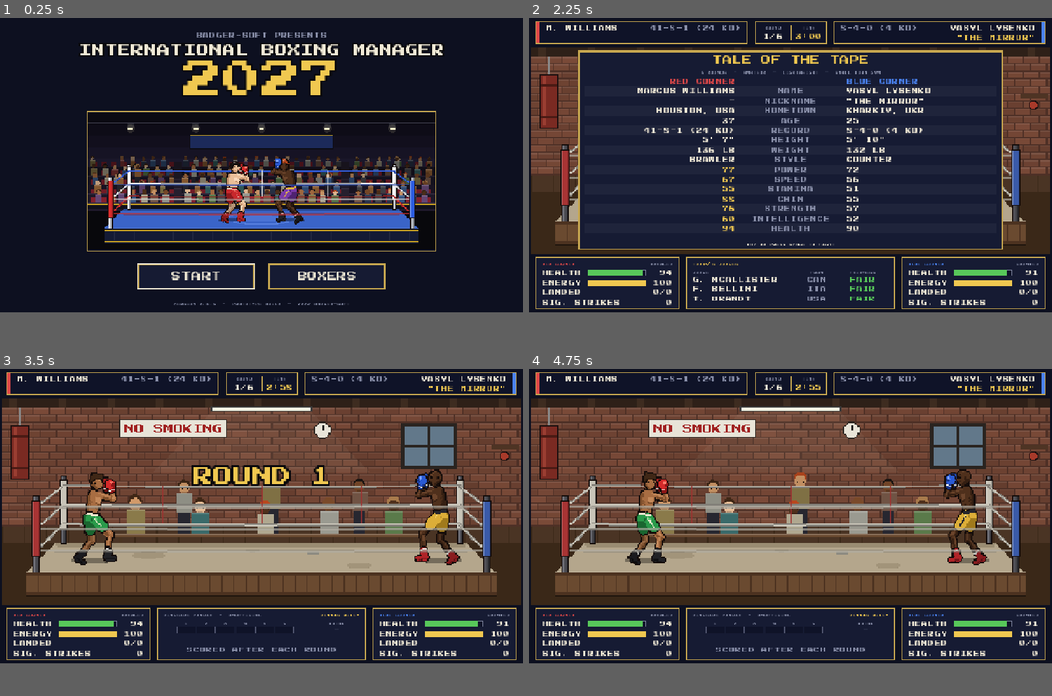
Above: before the commit, frames 1-4 (two rows, left to right).
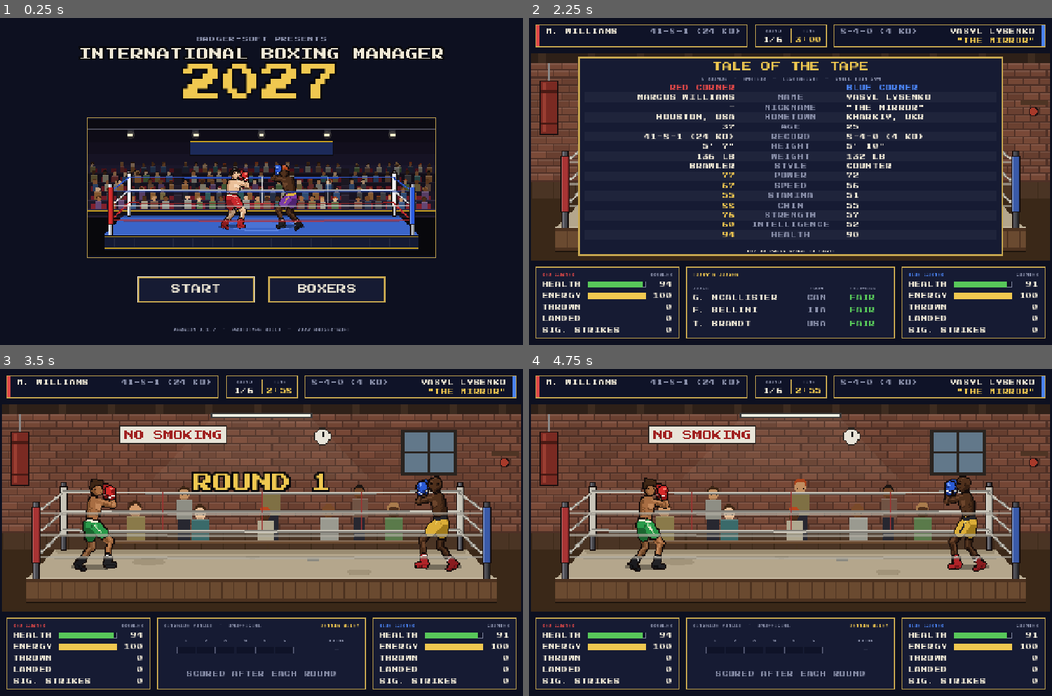
Above: after the commit, the same moments.

Repository: badgersoft/IBM27
Game: Godot game, scene res://scenes/main_menu.tscn
Two runs of this game, one before a commit and one after it. Both use one fixed random seed, a clock stepped at 60 frames per second and the inputs below.
Inputs (mouse positions are in pixels of both pictures, inside the frame that each line leads up to):
- Up to frame 1 (0.25 s): no input
- Up to frame 2 (2.25 s): click "BOXERS" at 0.5 s; click "BACK" at 1.25 s; click "START" at 2 s
- Up to frame 3 (3.5 s): tap Enter (ui_accept) at 2.75, 3.02 s; move the mouse to (261, 499) at 2.77 s; click (261, 499) at 2.92 s
- Up to frame 4 (4.75 s): move the mouse to (685, 532) at 3.52 s; click (685, 532) at 3.67 s; tap Enter (ui_accept) at 3.77 s; move the mouse to (842, 450) at 4.27 s; click (842, 450) at 4.42 s
In our replay, the window is 800x450 before the commit and 800x500 after it. These sizes can differ from the game's own. Grey fills any space a smaller window leaves; there, only what the larger window draws over its background counts as a difference.

The runs differ from the first frame. In frame 1, 19% of the frame differs, in the area x 15-85%, y 4-96%; in frame 2, 23%; in frame 3, 41%, in the area x 0-100%, y 1-98%; in frame 4, 40%.

Commit message:
0.1.7: 1280 x 800 layout, THROWN back in the fighter panels
- Window and every screen laid out at 1280 x 800 (was 720): 16 px
  margins round the fight screen.
- Fighter panels, pundit card and official card 176 px tall; the panels
  show HEALTH, ENERGY, THROWN, LANDED and SIG. STRIKES on their own rows,
  spacing measured even (13 px edges, 14 px between rows).
- Boxers list rows, profile portrait/skills and main menu use the extra
  height.

Co-Authored-By: Claude Opus 5.5 <noreply@anthropic.com>
Claude-Session: https://claude.ai/code/session_01PF6KKrB4uHprcLjw7ppdzy

Diff:
--- a/project.godot
+++ b/project.godot
@@ -12,7 +12,7 @@
 
 config/name="International Boxing Manager 2027"
 config/description="An ode to 1985's Barry McGuigan World Championship Boxing. By Badger-soft."
-config/version="0.1.6"
+config/version="0.1.7"
 run/main_scene="res://scenes/main_menu.tscn"
 config/features=PackedStringArray("4.7", "GL Compatibility")
 boot_splash/bg_color=Color(0.051, 0.063, 0.125, 1)
@@ -26,7 +26,7 @@
 [display]
 
 window/size/viewport_width=1280
-window/size/viewport_height=720
+window/size/viewport_height=800
 window/stretch/mode="canvas_items"
 window/stretch/aspect="expand"
 window/handheld/orientation=4
--- a/scripts/ui/fight_screen.gd
+++ b/scripts/ui/fight_screen.gd
@@ -5,19 +5,19 @@
 ## official cards across the whole bottom row, filled in judge by judge as
 ## the verdict is read out).
 ##
-## Layout (1280 x 720 design frame, 8 px margins between every block):
+## Layout (1280 x 800 design frame, 16 px margins round every block):
 ##
-##   y   8 - 64   [ RED NAMEPLATE ] [ SCORE BUG ] [ BLUE NAMEPLATE ]
-##   y  72 - 576  [                ARENA (424 x 168 x3)              ]
-##   y 584 - 712  [ RED PANEL ]     [ SCORECARD ]     [ BLUE PANEL ]
+##   y  16 -  72  [ RED NAMEPLATE ] [ SCORE BUG ] [ BLUE NAMEPLATE ]
+##   y  88 - 592  [                ARENA (424 x 168 x3)              ]
+##   y 608 - 784  [ RED PANEL ]     [ SCORECARD ]     [ BLUE PANEL ]
 ##
 ## This script only wires things together. The fight itself is FightSim, the
 ## ring and boxers are ArenaView, and each panel is its own small widget.
 
-const FRAME_SIZE := Vector2(1280, 720)
+const FRAME_SIZE := Vector2(1280, 800)
 const ARENA_SCALE := 3
-const ARENA_POS := Vector2(4, 72)
-const MARGIN := 8
+const ARENA_POS := Vector2(4, 88)
+const MARGIN := 16
 const INTRO_AUTO_START := 12.0   ## Seconds before the fight starts by itself.
 const RESULT_DELAY := 3.0        ## Seconds after the final bell before the verdict.
 const SCORECARD_REFRESH := 0.25
@@ -110,7 +110,7 @@
 	add_child(UiTheme.block(Palette.UI_BACKGROUND, 0, 0, 0, 0))
 	get_child(-1).set_anchors_preset(Control.PRESET_FULL_RECT)
 
-	# Everything is laid out inside a fixed 1280 x 720 frame kept centred, so
+	# Everything is laid out inside a fixed 1280 x 800 frame kept centred, so
 	# wider or taller screens simply get more background around it.
 	_frame = Control.new()
 	_frame.mouse_filter = Control.MOUSE_FILTER_IGNORE
--- a/scripts/ui/fighter_panel.gd
+++ b/scripts/ui/fighter_panel.gd
@@ -1,24 +1,29 @@
 class_name FighterPanel
 extends Control
-## Live condition and punch stats for one boxer (352 x 128).
+## Live condition and punch stats for one boxer (352 x 176).
 ##
 ##   RED CORNER                      BOXER
 ##   HEALTH   [##########      ]      87
 ##   ENERGY   [#######         ]      64
-##   LANDED                        23/61    <- landed / thrown
+##   THROWN                           61
+##   LANDED                           23
 ##   SIG. STRIKES                      6    <- hard, clean shots that hurt
 ##
-## Column positions are constants so both panels line up exactly. The two
-## stat rows have no bar, so their labels and values use its space too.
+## Column positions are constants so both panels line up exactly. Rows without
+## a bar let their label use the bar's space ("SIG. STRIKES" is long).
+## Spacing (measured on screen): 13 px of panel above the caption, between
+## the caption and the first row and below the last row; 14 px between rows.
 
 const W := 352
-const H := 128
+const H := 176
 const PAD := 16
 const LABEL_W := 112
 const BAR_W := 144
 const BAR_H := 16
 const VALUE_W := 64
-const FIRST_ROW_Y := 27
+const CAPTION_Y := 8
+const FIRST_ROW_Y := 31
+const ROW_PITCH := 28
 
 var _health_bar: ProgressBar
 var _energy_bar: ProgressBar
@@ -34,23 +39,22 @@
 	var corner_name := "RED CORNER" if corner == 0 else "BLUE CORNER"
 	var title := UiTheme.label(corner_name, UiTheme.CAPTION, Palette.corner_color(corner))
 	var style := UiTheme.label(boxer.style_name().to_upper(), UiTheme.CAPTION, Palette.UI_TEXT_DIM, HORIZONTAL_ALIGNMENT_RIGHT)
-	add_child(UiTheme.place(title, PAD, 7, W / 2.0 - PAD, 12))
-	add_child(UiTheme.place(style, W / 2.0, 7, W / 2.0 - PAD, 12))
+	add_child(UiTheme.place(title, PAD, CAPTION_Y, W / 2.0 - PAD, 12))
+	add_child(UiTheme.place(style, W / 2.0, CAPTION_Y, W / 2.0 - PAD, 12))
 
-	var rows := ["HEALTH", "ENERGY", "LANDED", "SIG. STRIKES"]
+	var rows := ["HEALTH", "ENERGY", "THROWN", "LANDED", "SIG. STRIKES"]
 	for i in rows.size():
-		var y := FIRST_ROW_Y + i * UiTheme.ROW_H
+		var y := FIRST_ROW_Y + i * ROW_PITCH
 		var has_bar := i < 2
 		var label_w := LABEL_W if has_bar else LABEL_W + BAR_W
 		add_child(UiTheme.place(UiTheme.label(rows[i]), PAD, y, label_w, UiTheme.ROW_H))
 		var value := UiTheme.label("0", UiTheme.BODY, Palette.UI_TEXT, HORIZONTAL_ALIGNMENT_RIGHT)
-		var value_x := PAD + LABEL_W + (BAR_W if has_bar else 0)
-		add_child(UiTheme.place(value, value_x, y, W - PAD - value_x, UiTheme.ROW_H))
+		add_child(UiTheme.place(value, PAD + LABEL_W + BAR_W, y, VALUE_W, UiTheme.ROW_H))
 		_values[rows[i]] = value
 
 	_health_fill = UiTheme.box(Palette.UI_GOOD, Palette.UI_GOOD, 0)
 	_health_bar = _make_bar(FIRST_ROW_Y, _health_fill)
-	_energy_bar = _make_bar(FIRST_ROW_Y + UiTheme.ROW_H, UiTheme.box(Palette.UI_GOLD, Palette.UI_GOLD, 0))
+	_energy_bar = _make_bar(FIRST_ROW_Y + ROW_PITCH, UiTheme.box(Palette.UI_GOLD, Palette.UI_GOLD, 0))
 
 
 func refresh(f: Fighter) -> void:
@@ -58,7 +62,8 @@
 	_energy_bar.value = f.energy
 	_values["HEALTH"].text = str(ceili(f.health))
 	_values["ENERGY"].text = str(ceili(f.energy))
-	_values["LANDED"].text = "%d/%d" % [int(f.fight_stats["landed"]), int(f.fight_stats["thrown"])]
+	_values["THROWN"].text = str(int(f.fight_stats["thrown"]))
+	_values["LANDED"].text = str(int(f.fight_stats["landed"]))
 	_values["SIG. STRIKES"].text = str(int(f.fight_stats["significant"]))
 	var colour := Palette.UI_GOOD
 	if f.health < 30.0:
--- a/scripts/ui/main_menu.gd
+++ b/scripts/ui/main_menu.gd
@@ -2,19 +2,20 @@
 ## Main menu: title, a window onto the Boxing Hall with two boxers from the
 ## roster squaring up, and two buttons: START a fight, or look at the BOXERS.
 ##
-## Vertical rhythm (1280 x 720 frame, all on the 8 px grid):
-##   y  32  "BADGER-SOFT PRESENTS"          body, dim
-##   y  64  "INTERNATIONAL BOXING MANAGER"  title
-##   y 104  "2027"                          96 px, gold
-##   y 232  arena window                    848 x 336 (arena at x2)
-##   y 600  [ START ]  [ BOXERS ]           288 x 64 each, 32 apart
-##   y 688  version line                    caption
+## Vertical rhythm (1280 x 800 frame, all on the 8 px grid):
+##   y  40  "BADGER-SOFT PRESENTS"          body, dim
+##   y  72  "INTERNATIONAL BOXING MANAGER"  title
+##   y 112  "2027"                          96 px, gold
+##   y 248  arena window                    848 x 336 (arena at x2)
+##   y 632  [ START ]  [ BOXERS ]           288 x 64 each, 32 apart
+##   y 752  version line                    caption
 
-const FRAME_SIZE := Vector2(1280, 720)
+const FRAME_SIZE := Vector2(1280, 800)
 const BUTTON_SIZE := Vector2(288, 64)
 const BUTTON_GAP := 32
 const ARENA_SCALE := 2
-const ARENA_Y := 232
+const ARENA_Y := 248
+const BUTTON_Y := 632
 
 var _view: ArenaView
 var _start: Button
@@ -40,17 +41,17 @@
 	_build_backdrop(frame)
 
 	var presents := UiTheme.label("BADGER-SOFT PRESENTS", UiTheme.BODY, Palette.UI_TEXT_DIM, HORIZONTAL_ALIGNMENT_CENTER)
-	frame.add_child(UiTheme.place(presents, 0, 32, FRAME_SIZE.x, 24))
+	frame.add_child(UiTheme.place(presents, 0, 40, FRAME_SIZE.x, 24))
 
 	var title := UiTheme.label("INTERNATIONAL BOXING MANAGER", UiTheme.TITLE, Palette.UI_TEXT, HORIZONTAL_ALIGNMENT_CENTER)
 	UiTheme.outline(title, 12)
 	title.clip_text = false
-	frame.add_child(UiTheme.place(title, 0, 64, FRAME_SIZE.x, 32))
+	frame.add_child(UiTheme.place(title, 0, 72, FRAME_SIZE.x, 32))
 
 	var year := UiTheme.label("2027", UiTheme.HUGE * 2, Palette.UI_GOLD, HORIZONTAL_ALIGNMENT_CENTER)
 	UiTheme.outline(year, 16)
 	year.clip_text = false
-	frame.add_child(UiTheme.place(year, 0, 104, FRAME_SIZE.x, 96))
+	frame.add_child(UiTheme.place(year, 0, 112, FRAME_SIZE.x, 96))
 
 	var left := (FRAME_SIZE.x - BUTTON_SIZE.x * 2 - BUTTON_GAP) / 2.0
 	_start = _menu_button(frame, "START", left, _on_start)
@@ -58,7 +59,7 @@
 	_start.grab_focus()
 
 	var version := "VERSION %s  -  PROTOTYPE BUILD  -  2027 BADGER-SOFT" % ProjectSettings.get_setting("application/config/version", "0.1")
-	frame.add_child(UiTheme.place(UiTheme.label(version, UiTheme.CAPTION, Palette.UI_TEXT_DIM, HORIZONTAL_ALIGNMENT_CENTER), 0, 688, FRAME_SIZE.x, 12))
+	frame.add_child(UiTheme.place(UiTheme.label(version, UiTheme.CAPTION, Palette.UI_TEXT_DIM, HORIZONTAL_ALIGNMENT_CENTER), 0, 752, FRAME_SIZE.x, 12))
 
 	if GameState.options.has("capture") and GameState.options.get("show", "") == "menu":
 		_capture(GameState.options["capture"])
@@ -95,7 +96,7 @@
 	var b := Button.new()
 	b.text = text
 	b.add_theme_font_size_override("font_size", UiTheme.LARGE)
-	UiTheme.place(b, x, 600, BUTTON_SIZE.x, BUTTON_SIZE.y)
+	UiTheme.place(b, x, BUTTON_Y, BUTTON_SIZE.x, BUTTON_SIZE.y)
 	b.pressed.connect(action)
 	frame.add_child(b)
 	return b
--- a/scripts/ui/official_card.gd
+++ b/scripts/ui/official_card.gd
@@ -1,7 +1,7 @@
 class_name OfficialCard
 extends Control
 ## The judges' official scorecards, shown across the whole bottom of the
-## fight screen while the verdict is read (1248 x 128). Each judge's row is
+## fight screen while the verdict is read (1248 x 176). Each judge's row is
 ## filled in as his score is read out (see reveal_judges).
 ##
 ##   OFFICIAL SCORECARDS                    RED  BLUE  EVEN  GOLD EDGE 10-8
@@ -14,11 +14,12 @@
 ## a full-size score with room for three digits in the longer fights.
 
 const W := 1248
-const H := 128
+const H := 176
 const PAD := 16
-const CAPTION_Y := 7
-const HEADER_Y := 27
-const FIRST_ROW_Y := 43
+const CAPTION_Y := 8
+const HEADER_Y := 42
+const FIRST_ROW_Y := 64
+const ROW_H := 32
 const NAME_W := 240
 const STRIP_AREA := Vector2(272, 1048)      ## x from / to.
 const STRIP_STEPS := [128, 96, 72, 64]
@@ -59,7 +60,7 @@
 	var digits := 3 if judges.rounds * 10 >= 100 else 2
 
 	for j in judges.panel.size():
-		var y := FIRST_ROW_Y + j * UiTheme.ROW_H
+		var y := FIRST_ROW_Y + j * ROW_H
 		var name_label := UiTheme.label(Officials.short_name(judges.panel[j]), UiTheme.BODY, Palette.UI_TEXT)
 		add_child(UiTheme.place(name_label, PAD, y, NAME_W, UiTheme.ROW_H))
 		_names.append(name_label)
--- a/scripts/ui/profile_screen.gd
+++ b/scripts/ui/profile_screen.gd
@@ -3,26 +3,26 @@
 ## about him, including all six skills. PREV and NEXT step through his
 ## division; BACK returns to the list on the same tab.
 ##
-## Layout (1280 x 720 frame):
+## Layout (1280 x 800 frame):
 ##   y  16  BOBBY WALKER                   [< PREV] [NEXT >] [  BACK  ]
 ##   y  72  "THE OUTLAW"                          HEAVYWEIGHT  -  1 OF 10
 ##   y 112  +-- portrait --+  +-- details (832 x 240) ------------------+
-##          |  400 x 592   |  +-- skills  (832 x 336) ------------------+
-##   y 704  +--------------+
+##          |  400 x 672   |  +-- skills  (832 x 416) ------------------+
+##   y 784  +--------------+
 ##
 ## The portrait is drawn at the same pixel scale for everyone (x3, like the
 ## arena), so a heavyweight fills more of the frame than a lightweight.
 
-const FRAME_SIZE := Vector2(1280, 720)
-
-const PORTRAIT := Rect2(16, 112, 400, 592)
-const PORTRAIT_VIEW := Vector2i(128, 176)    ## Low-res pixels, shown at x3.
+const FRAME_SIZE := Vector2(1280, 800)
+
+const PORTRAIT := Rect2(16, 112, 400, 672)
+const PORTRAIT_VIEW := Vector2i(128, 200)    ## Low-res pixels, shown at x3.
 const PORTRAIT_SCALE := 3
 const FIGURE_SIZE := 1.6                     ## Drawn larger than in the ring.
-const FEET_Y := 164.0
+const FEET_Y := 186.0
 
 const DETAILS := Rect2(432, 112, 832, 240)
-const SKILLS := Rect2(432, 368, 832, 336)
+const SKILLS := Rect2(432, 368, 832, 416)
 const PAD := 16
 const CAPTION_Y := 10
 
@@ -42,7 +42,7 @@
 
 # Skills: label, bar, value.
 const SKILL_ROW_Y := 28
-const SKILL_ROW_H := 42
+const SKILL_ROW_H := 54
 const SKILL_LABEL_W := 224
 const BAR_X := 256
 const BAR_W := 448
--- a/scripts/ui/roster_screen.gd
+++ b/scripts/ui/roster_screen.gd
@@ -3,19 +3,19 @@
 ## division's ten boxers. Choosing a boxer opens his profile (all his skills
 ## and a portrait). Records shown include any fights played this session.
 ##
-## Layout (1280 x 720 frame):
+## Layout (1280 x 800 frame):
 ##   y  16  THE BOXERS                                        [ BACK ]
 ##   y  80  [ LIGHTWEIGHT ][ MIDDLEWEIGHT ][ HEAVYWEIGHT ]    size range
-##   y 120  table panel (1248 x 584), joined to the selected tab
+##   y 120  table panel (1248 x 664), joined to the selected tab
 ##
 ## After the name, the columns are 80 px cells on an even rhythm. Every value
 ## is centred under its heading, so W, L, D and KO each sit squarely beneath
 ## their letter. Each row has the name on its first line and any nickname
 ## under it, with plenty of room either side.
 
-const FRAME_SIZE := Vector2(1280, 720)
-const PANEL := Rect2(16, 120, 1248, 584)
-const ROW_H := 52
+const FRAME_SIZE := Vector2(1280, 800)
+const PANEL := Rect2(16, 120, 1248, 664)
+const ROW_H := 60
 const FIRST_ROW_Y := 56          # Inside the panel.
 ## Group caption ("RECORD") and its rule. An 8 px caption label draws its
 ## capitals 7 px below its top, so the rule sits 3 px under the letters.
@@ -23,10 +23,10 @@
 const GROUP_RULE_Y := 27
 const HEADER_Y := 32             # Column captions.
 ## Inside a row: the main line (a 24 px label, so the 16 px capitals sit on
-## rows 12 - 25) and the nickname under it (capitals on rows 33 - 39), which
-## leaves 12 px above the name and below the nickname.
-const VALUE_Y := 8
-const NICK_Y := 26
+## rows 16 - 29) and the nickname under it (capitals on rows 37 - 43), which
+## leaves 16 px above the name and below the nickname.
+const VALUE_Y := 12
+const NICK_Y := 30
 
 # --- Tabs ----------------------------------------------------------------------------
 const TAB_Y := 80
--- a/scripts/ui/scorecard.gd
+++ b/scripts/ui/scorecard.gd
@@ -1,6 +1,6 @@
 class_name Scorecard
 extends Control
-## The panel under the ring during the fight (512 x 128). It has two faces:
+## The panel under the ring during the fight (512 x 176). It has two faces:
 ##
 ## TODAY'S JUDGES (before the first bell) - who is judging and how fair they are:
 ##   TODAY'S JUDGES
@@ -23,14 +23,23 @@
 enum Mode { JUDGES, PUNDIT }
 
 const W := 512
-const H := 128
+const H := 176
 const PAD := 16
-const HEADER_Y := 27
-const FIRST_ROW_Y := 43
+## Every face has its caption on the same line as the condition panels'
+## captions; what is under it is centred in the rest of the panel.
+const CAPTION_Y := 8
+## Today's judges: column captions, then a row per judge.
+const HEADER_Y := 42
+const FIRST_ROW_Y := 64
+const JUDGE_ROW_H := 32
 ## Pundit's card: the round strip centred in the space left of the total,
 ## round numbers over the boxes, the total in its own block on the right.
 const STRIP_AREA := Vector2(PAD, 368)       ## x from / to.
-const STRIP_Y := 46                         ## Boxes centred on the score row.
+const PUNDIT_HEADER_Y := 46                 ## Round numbers and "TOTAL".
+const PUNDIT_ROW_Y := 68                    ## The total's score.
+const STRIP_Y := 71                         ## Boxes centred on the score row.
+const DIVIDER_Y := 107
+const VERDICT_Y := 125
 const STRIP_STEPS := [48, 40, 32, 28]
 const TOTAL_X := 384
 const TOTAL_W := 112
@@ -71,14 +80,14 @@
 	var face: Control = _faces[Mode.JUDGES]
 	for child in face.get_children():
 		child.queue_free()
-	face.add_child(UiTheme.place(UiTheme.label("TODAY'S JUDGES", UiTheme.CAPTION, Palette.UI_GOLD), PAD, 7, 240, UiTheme.CAPTION))
+	face.add_child(UiTheme.place(UiTheme.label("TODAY'S JUDGES", UiTheme.CAPTION, Palette.UI_GOLD), PAD, CAPTION_Y, 240, UiTheme.CAPTION))
 	face.add_child(UiTheme.place(UiTheme.label("JUDGE", UiTheme.CAPTION, Palette.UI_TEXT_DIM), PAD, HEADER_Y, JUDGE_NAME_W, UiTheme.CAPTION))
 	face.add_child(UiTheme.place(UiTheme.label("FROM", UiTheme.CAPTION, Palette.UI_TEXT_DIM, HORIZONTAL_ALIGNMENT_CENTER), COUNTRY_X, HEADER_Y, COUNTRY_W, UiTheme.CAPTION))
 	face.add_child(UiTheme.place(UiTheme.label("FAIRNESS", UiTheme.CAPTION, Palette.UI_TEXT_DIM, HORIZONTAL_ALIGNMENT_CENTER), FAIR_X, HEADER_Y, FAIR_W, UiTheme.CAPTION))
 	for j in judges.panel.size():
 		var judge: Dictionary = judges.panel[j]
 		var fairness := int(judge["fairness"])
-		var y := FIRST_ROW_Y + j * UiTheme.ROW_H
+		var y := FIRST_ROW_Y + j * JUDGE_ROW_H
 		var name_label := UiTheme.label(Officials.short_name(judge))
 		UiTheme.fit(name_label, JUDGE_NAME_W)
 		face.add_child(UiTheme.place(name_label, PAD, y, JUDGE_NAME_W, UiTheme.ROW_H))
@@ -108,9 +117,9 @@
 func _build_pundit(face: Control, judges: Judges) -> void:
 	for child in face.get_children():
 		child.queue_free()
-	face.add_child(UiTheme.place(UiTheme.label("RINGSIDE PUNDIT  -  UNOFFICIAL", UiTheme.CAPTION, Palette.UI_TEXT_DIM), PAD, 7, 288, UiTheme.CAPTION))
+	face.add_child(UiTheme.place(UiTheme.label("RINGSIDE PUNDIT  -  UNOFFICIAL", UiTheme.CAPTION, Palette.UI_TEXT_DIM), PAD, CAPTION_Y, 288, UiTheme.CAPTION))
 	_pundit_name = UiTheme.label(str(judges.pundit["name"]).to_upper(), UiTheme.CAPTION, Palette.UI_GOLD, HORIZONTAL_ALIGNMENT_RIGHT)
-	face.add_child(UiTheme.place(_pundit_name, W - PAD - 192, 7, 192, UiTheme.CAPTION))
+	face.add_child(UiTheme.place(_pundit_name, W - PAD - 192, CAPTION_Y, 192, UiTheme.CAPTION))
 
 	_pundit_strip = RoundStrip.new()
 	_pundit_strip.setup(judges.rounds, STRIP_AREA.y - STRIP_AREA.x, STRIP_STEPS)
@@ -120,21 +129,21 @@
 	for r in judges.rounds:
 		var number := UiTheme.label(str(r + 1), UiTheme.CAPTION, Palette.UI_TEXT_DIM, HORIZONTAL_ALIGNMENT_CENTER)
 		var x := strip_x + _pundit_strip.number_x(r) - _pundit_strip.step / 2.0
-		face.add_child(UiTheme.place(number, x, HEADER_Y, _pundit_strip.step, UiTheme.CAPTION))
+		face.add_child(UiTheme.place(number, x, PUNDIT_HEADER_Y, _pundit_strip.step, UiTheme.CAPTION))
 
 	# Total: a thin divider, its caption over the score.
-	face.add_child(UiTheme.block(Color(Palette.UI_TEXT_DIM, 0.4), TOTAL_X - 8, HEADER_Y + 4, 1, 36))
+	face.add_child(UiTheme.block(Color(Palette.UI_TEXT_DIM, 0.4), TOTAL_X - 8, PUNDIT_HEADER_Y + 4, 1, 40))
 	var caption := UiTheme.label("TOTAL", UiTheme.CAPTION, Palette.UI_TEXT_DIM, HORIZONTAL_ALIGNMENT_CENTER)
-	face.add_child(UiTheme.place(caption, TOTAL_X, HEADER_Y, TOTAL_W, UiTheme.CAPTION))
+	face.add_child(UiTheme.place(caption, TOTAL_X, PUNDIT_HEADER_Y, TOTAL_W, UiTheme.CAPTION))
 	var digits := 3 if judges.rounds * 10 >= 100 else 2
 	_pundit_total = ScorePair.new(digits)
-	_pundit_total.position = Vector2(TOTAL_X + (TOTAL_W - ScorePair.width_for(digits)) / 2.0, FIRST_ROW_Y)
+	_pundit_total.position = Vector2(TOTAL_X + (TOTAL_W - ScorePair.width_for(digits)) / 2.0, PUNDIT_ROW_Y)
 	_pundit_total.clear()
 	face.add_child(_pundit_total)
 
-	face.add_child(UiTheme.block(Color(Palette.UI_TEXT_DIM, 0.4), PAD, 79, W - PAD * 2, 1))
+	face.add_child(UiTheme.block(Color(Palette.UI_TEXT_DIM, 0.4), PAD, DIVIDER_Y, W - PAD * 2, 1))
 	_verdict = UiTheme.label("", UiTheme.BODY, Palette.UI_TEXT, HORIZONTAL_ALIGNMENT_CENTER)
-	face.add_child(UiTheme.place(_verdict, PAD, 91, W - PAD * 2, UiTheme.ROW_H))
+	face.add_child(UiTheme.place(_verdict, PAD, VERDICT_Y, W - PAD * 2, UiTheme.ROW_H))
 
 
 func _refresh_pundit(sim: FightSim) -> void:
Binary file changed: docs/screenshots/between_rounds.png
Binary file changed: docs/screenshots/big_punch.png
Binary file changed: docs/screenshots/boxers_heavyweight.png
Binary file changed: docs/screenshots/boxers_lightweight.png
Binary file changed: docs/screenshots/boxers_middleweight.png
Binary file changed: docs/screenshots/decision_read_out.png
Binary file changed: docs/screenshots/decision_split.png
Binary file changed: docs/screenshots/fight_boxing_hall.png
Binary file changed: docs/screenshots/fight_city_gym.png
Binary file changed: docs/screenshots/fight_grand_arena.png
Binary file changed: docs/screenshots/fight_heavyweights_grand_arena.png
Binary file changed: docs/screenshots/fight_lightweights_town_gym.png
(and 10 more such lines)
